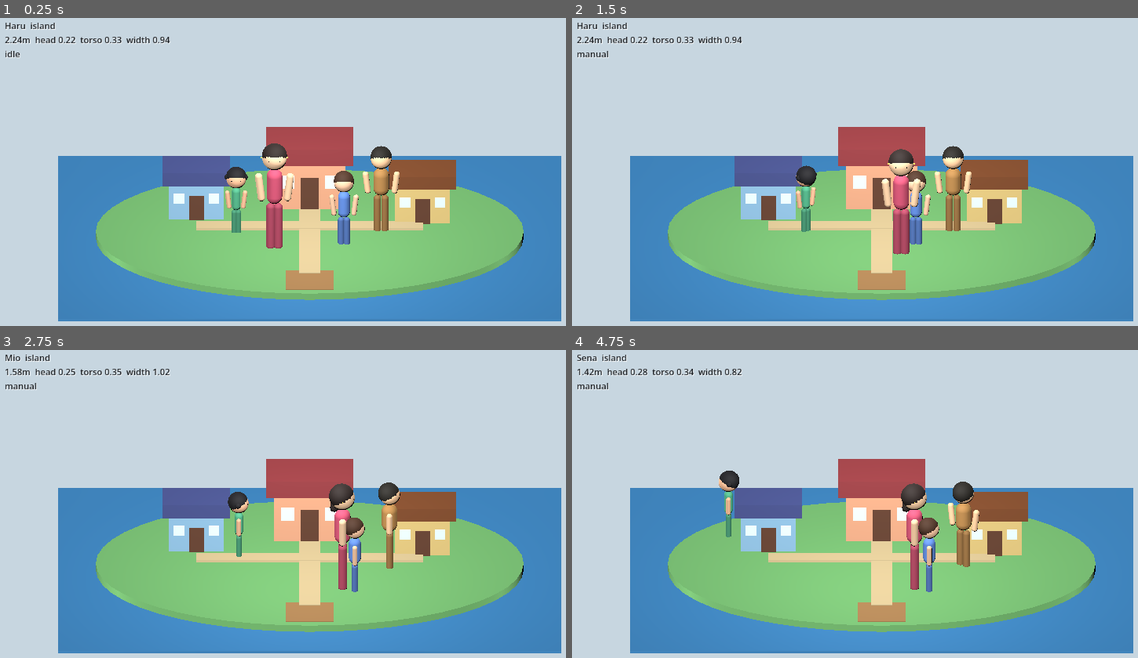
Above: before the commit, frames 1-4 (two rows, left to right).
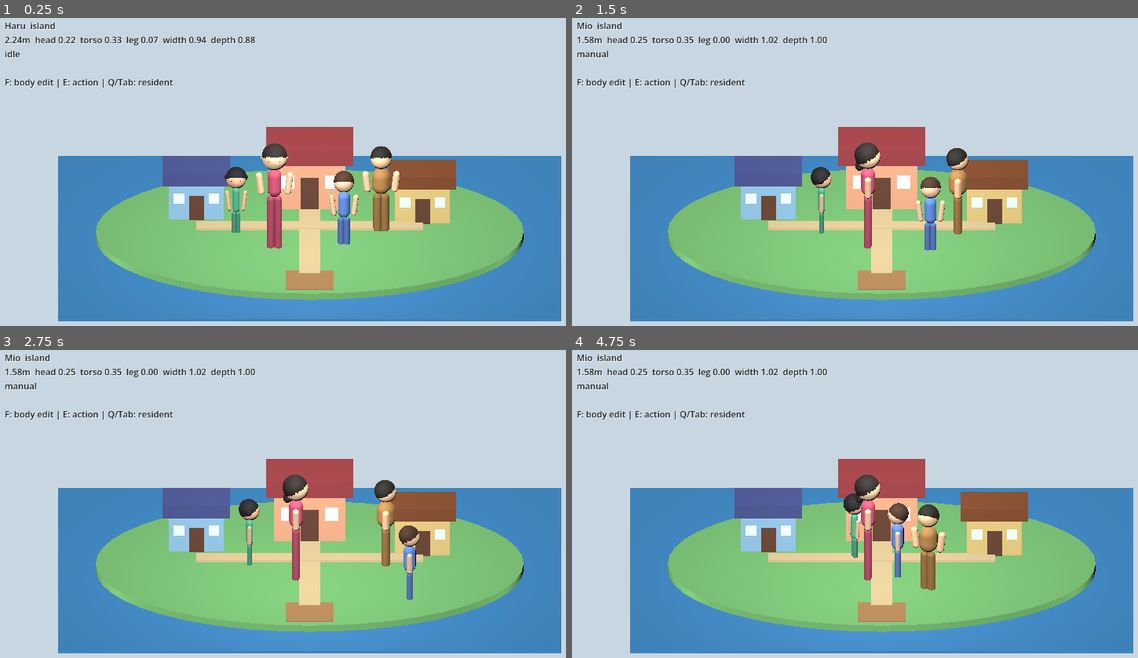
Above: after the commit, the same moments.

Repository: tinky44/tomocol_lite
Game: Godot game, scene res://scenes/main.tscn
Two runs of this game, one before a commit and one after it. Both use one fixed random seed, a clock stepped at 60 frames per second and the inputs below.
Inputs:
- Up to frame 1 (0.25 s): no input
- Up to frame 2 (1.5 s): tap Enter at 0.5 s; hold D 0.53-1.28 s; hold Tab 0.53-1.28 s; tap Space at 0.77, 1.07 s; tap F at 0.8, 1.35 s; hold S from 1.28 s (still down)
- Up to frame 3 (2.75 s): tap Space at 1.52, 1.82 s; tap E at 1.55 s; release S at 2.03 s; hold D from 2.03 s (still down); hold E from 2.03 s (still down); tap Enter at 2.3 s
- Up to frame 4 (4.75 s): release D at 2.78 s; release E at 2.78 s; hold W 2.78-3.53 s; tap Enter at 2.85 s; tap Space at 3.02, 3.32, 3.77, 4.07, 4.52 s; tap 1 at 3.05 s; hold 1 3.53-4.28 s; hold A from 3.53 s (still down); tap 2 at 3.8, 4.35 s; tap 3 at 4.55 s

The runs differ from the first frame. In frame 1, 1.2% of the frame differs, in the area x 0-71%, y 6-75%; in frame 2, 5.3%, in the area x 0-71%, y 1-77%; in frame 3, 4.3%; in frame 4, 5.1%.

Commit message:
feat: Eアクションと体形編集を追加
Co-authored-by: chatgpt-codex-connector[bot] <199175422+chatgpt-codex-connector[bot]@users.noreply.github.com>

Diff:
--- a/godot-project/scripts/Main.gd
+++ b/godot-project/scripts/Main.gd
@@ -11,6 +11,14 @@
 const DEFAULT_DOOR_HEIGHT := 2.00
 const HEIGHT_MIN := 1.35
 const HEIGHT_MAX := 2.60
+
+const BODY_AXIS_HEIGHT := 0
+const BODY_AXIS_HEAD := 1
+const BODY_AXIS_TORSO := 2
+const BODY_AXIS_LEGS := 3
+const BODY_AXIS_WIDTH := 4
+const BODY_AXIS_DEPTH := 5
+const BODY_AXIS_COUNT := 6
 
 const HOUSE_ENTRY_POINT := Vector3(0.0, 0.0, -0.82)
 const ROOM_EXIT_POINT := Vector3(1.45, 0.0, -1.43)
@@ -21,6 +29,8 @@
 var selection_marker: MeshInstance3D
 var resident_label: Label
 var input_cooldown := 0.0
+var body_edit_mode := false
+var body_edit_axis := BODY_AXIS_HEIGHT
 var rng := RandomNumberGenerator.new()
 
 var build_root: Node3D
@@ -101,30 +111,21 @@
 		if Input.is_key_pressed(KEY_Q):
 			_select_resident(-1)
 			input_cooldown = 0.18
-		elif Input.is_key_pressed(KEY_E):
+		elif Input.is_key_pressed(KEY_TAB):
 			_select_resident(1)
 			input_cooldown = 0.18
-		elif Input.is_key_pressed(KEY_ENTER) or Input.is_key_pressed(KEY_SPACE):
+		elif Input.is_key_pressed(KEY_F):
+			body_edit_mode = not body_edit_mode
+			input_cooldown = 0.20
+		elif body_edit_mode and _handle_body_axis_shortcuts():
+			input_cooldown = 0.16
+		elif Input.is_key_pressed(KEY_E) or Input.is_key_pressed(KEY_ENTER) or Input.is_key_pressed(KEY_SPACE):
 			if _try_place_transition():
 				input_cooldown = 0.35
 				return true
 
-	if Input.is_key_pressed(KEY_Z):
-		_adjust_selected_profile("height", -0.46 * delta, HEIGHT_MIN, HEIGHT_MAX)
-	if Input.is_key_pressed(KEY_X):
-		_adjust_selected_profile("height", 0.46 * delta, HEIGHT_MIN, HEIGHT_MAX)
-	if Input.is_key_pressed(KEY_C):
-		_adjust_selected_profile("head_ratio", -0.05 * delta, 0.18, 0.30)
-	if Input.is_key_pressed(KEY_V):
-		_adjust_selected_profile("head_ratio", 0.05 * delta, 0.18, 0.30)
-	if Input.is_key_pressed(KEY_B):
-		_adjust_selected_profile("torso_ratio", -0.05 * delta, 0.26, 0.42)
-	if Input.is_key_pressed(KEY_N):
-		_adjust_selected_profile("torso_ratio", 0.05 * delta, 0.26, 0.42)
-	if Input.is_key_pressed(KEY_R):
-		_adjust_selected_profile("shoulder_scale", -0.25 * delta, 0.72, 1.35)
-	if Input.is_key_pressed(KEY_T):
-		_adjust_selected_profile("shoulder_scale", 0.25 * delta, 0.72, 1.35)
+	if body_edit_mode:
+		_handle_body_edit_input(delta)
 
 	var input := Vector2.ZERO
 	if Input.is_key_pressed(KEY_A) or Input.is_key_pressed(KEY_LEFT):
@@ -151,6 +152,52 @@
 	resident["target"] = node.position
 	residents[selected_index] = resident
 	return true
+
+
+func _handle_body_axis_shortcuts() -> bool:
+	if Input.is_key_pressed(KEY_1):
+		body_edit_axis = BODY_AXIS_HEIGHT
+		return true
+	if Input.is_key_pressed(KEY_2):
+		body_edit_axis = BODY_AXIS_HEAD
+		return true
+	if Input.is_key_pressed(KEY_3):
+		body_edit_axis = BODY_AXIS_TORSO
+		return true
+	if Input.is_key_pressed(KEY_4):
+		body_edit_axis = BODY_AXIS_LEGS
+		return true
+	if Input.is_key_pressed(KEY_5):
+		body_edit_axis = BODY_AXIS_WIDTH
+		return true
+	if Input.is_key_pressed(KEY_6):
+		body_edit_axis = BODY_AXIS_DEPTH
+		return true
+	return false
+
+
+func _handle_body_edit_input(delta: float) -> void:
+	var direction := 0.0
+	if Input.is_key_pressed(KEY_Z):
+		direction -= 1.0
+	if Input.is_key_pressed(KEY_X):
+		direction += 1.0
+	if direction == 0.0:
+		return
+
+	match body_edit_axis:
+		BODY_AXIS_HEIGHT:
+			_adjust_selected_profile("height", direction * 0.46 * delta, HEIGHT_MIN, HEIGHT_MAX)
+		BODY_AXIS_HEAD:
+			_adjust_selected_profile("head_ratio", direction * 0.05 * delta, 0.18, 0.30)
+		BODY_AXIS_TORSO:
+			_adjust_selected_profile("torso_ratio", direction * 0.05 * delta, 0.26, 0.42)
+		BODY_AXIS_LEGS:
+			_adjust_selected_profile("leg_bias", direction * 0.05 * delta, -0.10, 0.12)
+		BODY_AXIS_WIDTH:
+			_adjust_selected_profile("shoulder_scale", direction * 0.25 * delta, 0.72, 1.35)
+		BODY_AXIS_DEPTH:
+			_adjust_selected_profile("body_depth_scale", direction * 0.22 * delta, 0.70, 1.35)
 
 
 func _screen_input_to_world(input: Vector2) -> Vector3:
@@ -500,7 +547,9 @@
 			"height": 2.24,
 			"head_ratio": 0.22,
 			"torso_ratio": 0.33,
+			"leg_bias": 0.07,
 			"shoulder_scale": 0.94,
+			"body_depth_scale": 0.88,
 			"cloth_color": Color(0.78, 0.30, 0.42),
 			"skin_color": Color(0.96, 0.80, 0.64),
 			"hair_color": Color(0.14, 0.10, 0.09),
@@ -516,7 +565,9 @@
 			"height": 1.58,
 			"head_ratio": 0.25,
 			"torso_ratio": 0.35,
+			"leg_bias": 0.00,
 			"shoulder_scale": 1.02,
+			"body_depth_scale": 1.00,
 			"cloth_color": Color(0.34, 0.50, 0.80),
 			"skin_color": Color(0.94, 0.76, 0.62),
 			"hair_color": Color(0.26, 0.16, 0.10),
@@ -532,7 +583,9 @@
 			"height": 1.42,
 			"head_ratio": 0.28,
 			"torso_ratio": 0.34,
+			"leg_bias": -0.03,
 			"shoulder_scale": 0.82,
+			"body_depth_scale": 0.82,
 			"cloth_color": Color(0.28, 0.64, 0.48),
 			"skin_color": Color(0.91, 0.70, 0.55),
 			"hair_color": Color(0.08, 0.08, 0.10),
@@ -548,7 +601,9 @@
 			"height": 1.82,
 			"head_ratio": 0.23,
 			"torso_ratio": 0.32,
+			"leg_bias": 0.02,
 			"shoulder_scale": 1.16,
+			"body_depth_scale": 1.16,
 			"cloth_color": Color(0.66, 0.48, 0.26),
 			"skin_color": Color(0.96, 0.78, 0.60),
 			"hair_color": Color(0.12, 0.11, 0.09),
@@ -593,30 +648,35 @@
 	var height: float = float(profile.get("height", DEFAULT_HEIGHT))
 	var head_ratio: float = float(profile.get("head_ratio", 0.24))
 	var torso_ratio: float = float(profile.get("torso_ratio", 0.34))
+	var leg_bias: float = float(profile.get("leg_bias", 0.0))
 	var shoulder_scale: float = float(profile.get("shoulder_scale", 1.0))
+	var body_depth_scale: float = float(profile.get("body_depth_scale", 1.0))
 	var cloth_color: Color = profile.get("cloth_color", Color(0.55, 0.45, 0.75))
 	var skin_color: Color = profile.get("skin_color", Color(0.95, 0.78, 0.62))
 	var hair_color: Color = profile.get("hair_color", Color(0.12, 0.09, 0.08))
 
 	var head_height: float = clampf(height * head_ratio, 0.32, 0.58)
-	var torso_height: float = clampf(height * torso_ratio, 0.36, height * 0.48)
+	var torso_height: float = clampf(height * (torso_ratio - leg_bias), 0.34, height * 0.48)
 	var leg_height: float = maxf(height - head_height - torso_height, 0.36)
 	var shoulder_width: float = height * 0.22 * shoulder_scale
 	var hip_width: float = height * 0.17 * clampf(shoulder_scale * 0.86, 0.72, 1.12)
+	var torso_radius: float = shoulder_width * 0.34 * body_depth_scale
+	var leg_radius: float = height * 0.040 * clampf(body_depth_scale, 0.82, 1.18)
+	var arm_radius: float = height * 0.033 * clampf(body_depth_scale, 0.82, 1.18)
 
 	var leg_y: float = leg_height * 0.5
 	var torso_y: float = leg_height + torso_height * 0.5
 	var head_y: float = leg_height + torso_height + head_height * 0.5
 	var head_radius: float = head_height * 0.5
 
-	_add_avatar_part(avatar, "Left Leg", _capsule_mesh(leg_height, height * 0.040), Vector3(-hip_width * 0.24, leg_y, 0.0), cloth_color.darkened(0.18))
-	_add_avatar_part(avatar, "Right Leg", _capsule_mesh(leg_height, height * 0.040), Vector3(hip_width * 0.24, leg_y, 0.0), cloth_color.darkened(0.18))
-	_add_avatar_part(avatar, "Torso", _capsule_mesh(torso_height, shoulder_width * 0.34), Vector3(0.0, torso_y, 0.0), cloth_color)
+	_add_avatar_part(avatar, "Left Leg", _capsule_mesh(leg_height, leg_radius), Vector3(-hip_width * 0.24, leg_y, 0.0), cloth_color.darkened(0.18))
+	_add_avatar_part(avatar, "Right Leg", _capsule_mesh(leg_height, leg_radius), Vector3(hip_width * 0.24, leg_y, 0.0), cloth_color.darkened(0.18))
+	_add_avatar_part(avatar, "Torso", _capsule_mesh(torso_height, torso_radius), Vector3(0.0, torso_y, 0.0), cloth_color)
 	_add_avatar_part(avatar, "Head", _sphere_mesh(head_radius), Vector3(0.0, head_y, 0.0), skin_color)
 
 	var arm_length: float = torso_height * 0.82
-	_add_avatar_part(avatar, "Left Arm", _capsule_mesh(arm_length, height * 0.033), Vector3(-shoulder_width * 0.62, torso_y - 0.02, 0.0), skin_color.darkened(0.03), Vector3(0.0, 0.0, 7.0))
-	_add_avatar_part(avatar, "Right Arm", _capsule_mesh(arm_length, height * 0.033), Vector3(shoulder_width * 0.62, torso_y - 0.02, 0.0), skin_color.darkened(0.03), Vector3(0.0, 0.0, -7.0))
+	_add_avatar_part(avatar, "Left Arm", _capsule_mesh(arm_length, arm_radius), Vector3(-shoulder_width * 0.62, torso_y - 0.02, 0.0), skin_color.darkened(0.03), Vector3(0.0, 0.0, 7.0))
+	_add_avatar_part(avatar, "Right Arm", _capsule_mesh(arm_length, arm_radius), Vector3(shoulder_width * 0.62, torso_y - 0.02, 0.0), skin_color.darkened(0.03), Vector3(0.0, 0.0, -7.0))
 
 	_add_hair_parts(avatar, profile, head_y, head_radius, hair_color)
 	_add_face_parts(avatar, profile, head_y, head_radius)
@@ -792,20 +852,65 @@
 	var door_hint := ""
 	var node: Node3D = resident["node"] as Node3D
 	if current_place == "island" and node.position.distance_to(HOUSE_ENTRY_POINT) <= 0.78:
-		door_hint = "Enter/Space: enter home"
+		door_hint = "E: enter home"
 	elif current_place == "room" and node.position.distance_to(ROOM_EXIT_POINT) <= 0.78:
-		door_hint = "Enter/Space: exit home"
-
-	resident_label.text = "%s  %s\n%.2fm  head %.2f  torso %.2f  width %.2f\n%s\n%s" % [
+		door_hint = "E: exit home"
+
+	var edit_hint := "F: body edit | E: action | Q/Tab: resident"
+	if body_edit_mode:
+		edit_hint = "BODY EDIT %d %s %.2f | Z/X adjust | 1-6 axis | F close" % [
+			body_edit_axis + 1,
+			_body_axis_name(body_edit_axis),
+			_body_axis_value(profile, body_edit_axis)
+		]
+
+	resident_label.text = "%s  %s\n%.2fm  head %.2f  torso %.2f  leg %.2f  width %.2f  depth %.2f\n%s\n%s\n%s" % [
 		String(profile.get("name", "Resident")),
 		current_place,
 		float(profile.get("height", DEFAULT_HEIGHT)),
 		float(profile.get("head_ratio", 0.24)),
 		float(profile.get("torso_ratio", 0.34)),
+		float(profile.get("leg_bias", 0.0)),
 		float(profile.get("shoulder_scale", 1.0)),
+		float(profile.get("body_depth_scale", 1.0)),
 		String(resident.get("state", "idle")),
-		door_hint
+		door_hint,
+		edit_hint
 	]
+
+
+func _body_axis_name(axis: int) -> String:
+	match axis:
+		BODY_AXIS_HEIGHT:
+			return "height"
+		BODY_AXIS_HEAD:
+			return "head"
+		BODY_AXIS_TORSO:
+			return "torso"
+		BODY_AXIS_LEGS:
+			return "legs"
+		BODY_AXIS_WIDTH:
+			return "width"
+		BODY_AXIS_DEPTH:
+			return "depth"
+	return "body"
+
+
+func _body_axis_value(profile: Dictionary, axis: int) -> float:
+	match axis:
+		BODY_AXIS_HEIGHT:
+			return float(profile.get("height", DEFAULT_HEIGHT))
+		BODY_AXIS_HEAD:
+			return float(profile.get("head_ratio", 0.24))
+		BODY_AXIS_TORSO:
+			return float(profile.get("torso_ratio", 0.34))
+		BODY_AXIS_LEGS:
+			return float(profile.get("leg_bias", 0.0))
+		BODY_AXIS_WIDTH:
+			return float(profile.get("shoulder_scale", 1.0))
+		BODY_AXIS_DEPTH:
+			return float(profile.get("body_depth_scale", 1.0))
+	return 0.0
 
 
 func _set_chat_marker(index: int, enabled: bool) -> void:
Not shown, changed: AGENTS.md
Not shown, changed: README.md
Not shown, changed: specs/03_godot_technical_plan.md
Not shown, changed: specs/04_character_creator.md
